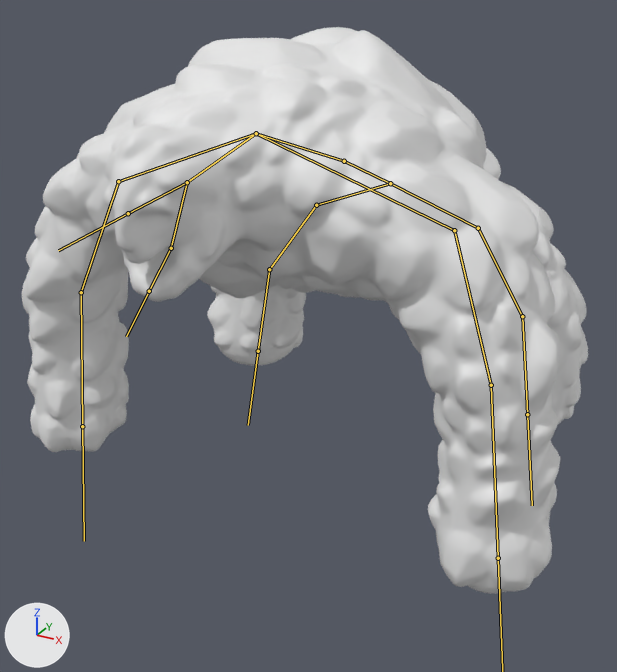
The FBX model Progetto_SVG/Assets/Assets/Models/GolemRig.fbx: old version first, new version second.
One viewpoint serves both versions: a 50 mm lens placed at (2.93, -5.45, 3.77), pointed at (0.05, -0.22, 1.15). The axes (+X, +Y, +Z) are drawn at lower left. The lights are the same throughout. The bones that bend it are drawn over the model as lines.

The first picture shows 'gb'.
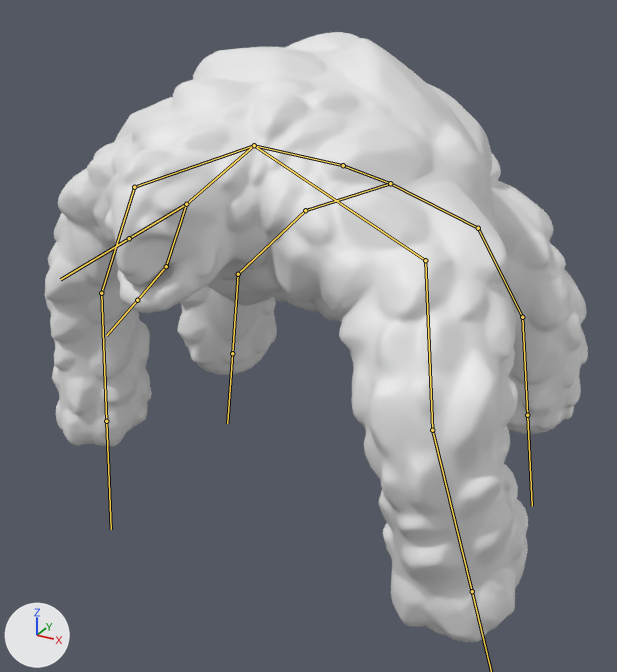
The newer file adds an action. The first version stands in its rest pose; the second is drawn at frame 34 of the action 'Armature|Walk'.

What differs and where, as boxes [x1, y1, x2, y2] in the pictures (617 x 672 px):
'gb', posed (8% taller): before [22, 27, 588, 593]; after [45, 32, 588, 642]
bone 'Hip.R', root to tip: before (390, 183) to (316, 205); after (390, 183) to (305, 210)
bone 'Upper_leg.R', root to tip: before (316, 205) to (269, 269); after (305, 210) to (238, 274)
bone 'Lower_leg.R', root to tip: before (269, 269) to (258, 351); after (238, 274) to (232, 353)
bone 'Hip.L.001', root to tip: before (390, 183) to (344, 161); after (390, 183) to (343, 165)
bone 'Neck', root to tip: before (256, 133) to (187, 182); after (254, 145) to (186, 204)
bone 'Head_top', root to tip: before (187, 182) to (128, 213); after (186, 204) to (129, 238)
bone 'Head_bottom', root to tip: before (187, 182) to (171, 248); after (186, 204) to (166, 266)
bone 'Jaw', root to tip: before (171, 248) to (149, 291); after (166, 266) to (137, 300)
bone 'Shoulder.L', root to tip: before (256, 133) to (454, 230); after (254, 145) to (425, 260)
bone 'Upper_arm.L', root to tip: before (454, 230) to (491, 385); after (425, 260) to (432, 430)
bone 'Lower_arm.L', root to tip: before (491, 385) to (498, 558); after (432, 430) to (472, 591)
bone 'Shoulder.R', root to tip: before (256, 133) to (118, 181); after (254, 145) to (134, 187)

The edits, one by one:
Bone 'Hip.R' (bone_hip_r) turns from (0, 0, 0) to (-1, -6, 15) degrees about its own x, y and z.
Bone 'Upper_leg.R' (bone_upper_leg_r) turns from (0, 0, 0) to (8, 12, 22) degrees about its own x, y and z.
Bone 'Lower_leg.R' (bone_lower_leg_r) turns from (0, 0, 0) to (-1, -6, -37) degrees about its own x, y and z.
Bone 'Hip.L.001' (bone_hip_l_001) turns from (0, 0, 0) to (-2, 0, 0) degrees about its own x, y and z.
Bone 'Neck' (bone_neck) turns from (0, 0, 0) to (2, 0, 0) degrees about its own x, y and z.
Bone 'Head_top' (bone_head_top) turns from (0, 0, 0) to (-2, 0, 0) degrees about its own x, y and z.
Bone 'Head_bottom' (bone_head_bottom) turns from (0, 0, 0) to (-11, 0, 0) degrees about its own x, y and z.
Bone 'Jaw' (bone_jaw) turns from (0, 0, 0) to (-11, 0, 0) degrees about its own x, y and z.
Bone 'Shoulder.L' (bone_shoulder_l) turns from (0, 0, 0) to (5, 6, 17) degrees about its own x, y and z.
Bone 'Upper_arm.L' (bone_upper_arm_l) turns from (0, 0, 0) to (-2, -6, 21) degrees about its own x, y and z.
Bone 'Lower_arm.L' (bone_lower_arm_l) turns from (0, 0, 0) to (-5, 3, -36) degrees about its own x, y and z.
Bone 'Shoulder.R' (bone_shoulder_r) turns from (0, 0, 0) to (-1, 2, 6) degrees about its own x, y and z.
